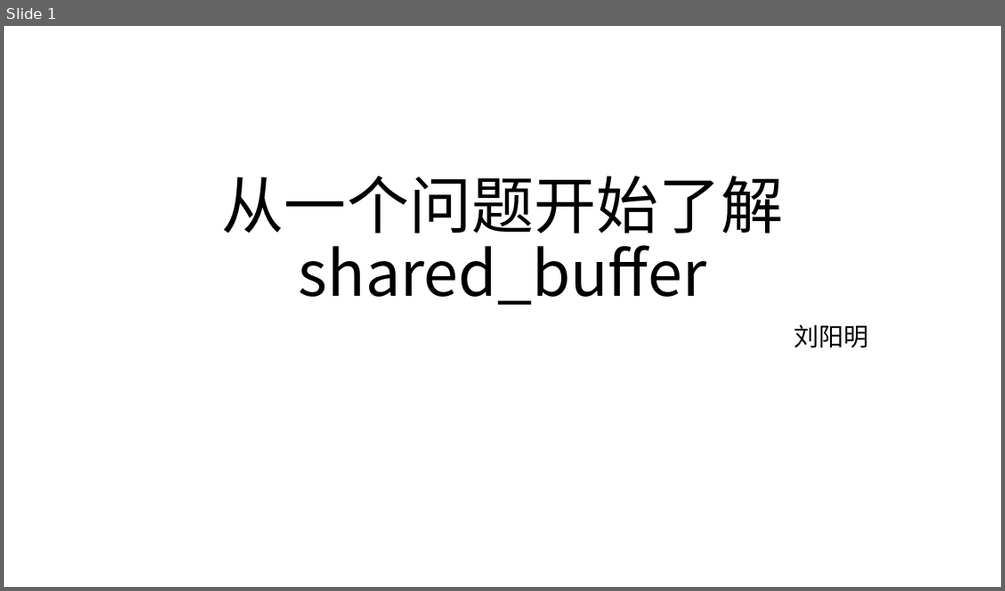
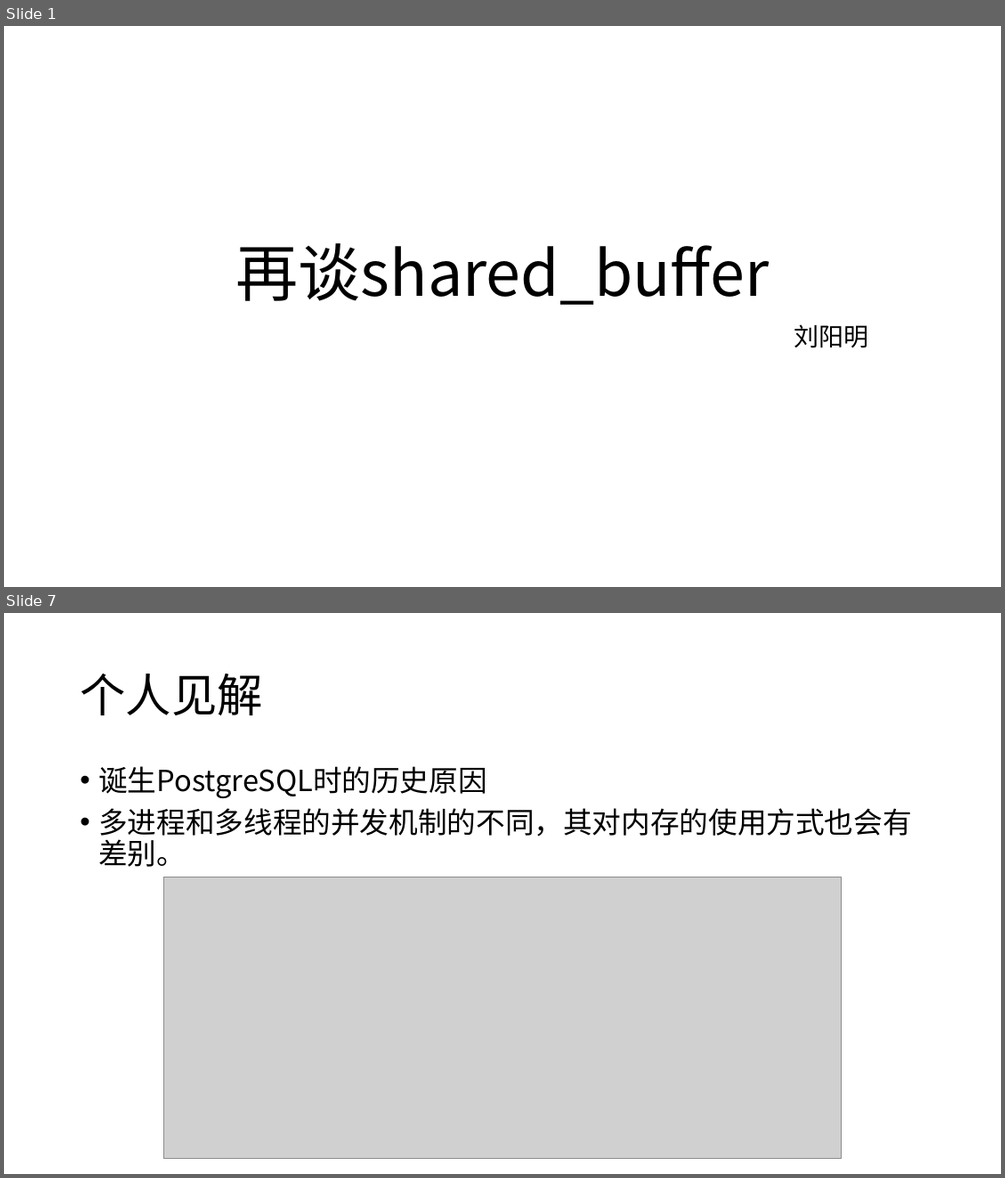
Before and after one commit to yummyliu/papers, a slide deck: pg-buffer.pptx. Shown one above the other, each under a label of ours: slide 1 before the commit, slides 1 and 7 after it; the slides between them are not shown. The pictures are 1005x591 and 1005x1178 pixels, drawn with LibreOffice and Linux fonts; fonts in the diff are those of the drawing; grey boxes stand for pictures. Boxes give left, top, right and bottom in pixels: in the first picture for what was removed or moved away, otherwise in the second. Text is boxed around its words. In the diff, an @@ line names an element or a change of style, - is before the commit and + after.

```diff
--- a/pg-buffer.pptx
+++ b/pg-buffer.pptx
@@ slide 7 added at <box>4,613,1001,1174</box>, background #FFFFFF @@
@@ title added at <box>80,674,262,715</box>, 44 pt, text #000000 @@
+个人见解
@@ text added at <box>98,766,911,867</box>, 28 pt, text #000000 @@
+• 诞生PostgreSQL时的历史原因
+• 多进程和多线程的并发机制的不同，其对内存的使用方式也会有差别。
@@ picture added at <box>164,877,841,1159</box> @@
@@ slide 1 changed as well @@
@@ title at <box>236,243,769,305</box>: text changed @@
-从一个问题开始了解shared_buffer
+再谈shared_buffer
```
Also in this commit, not shown: 1 other slide changed, 13 other slides added, 5 other files.
